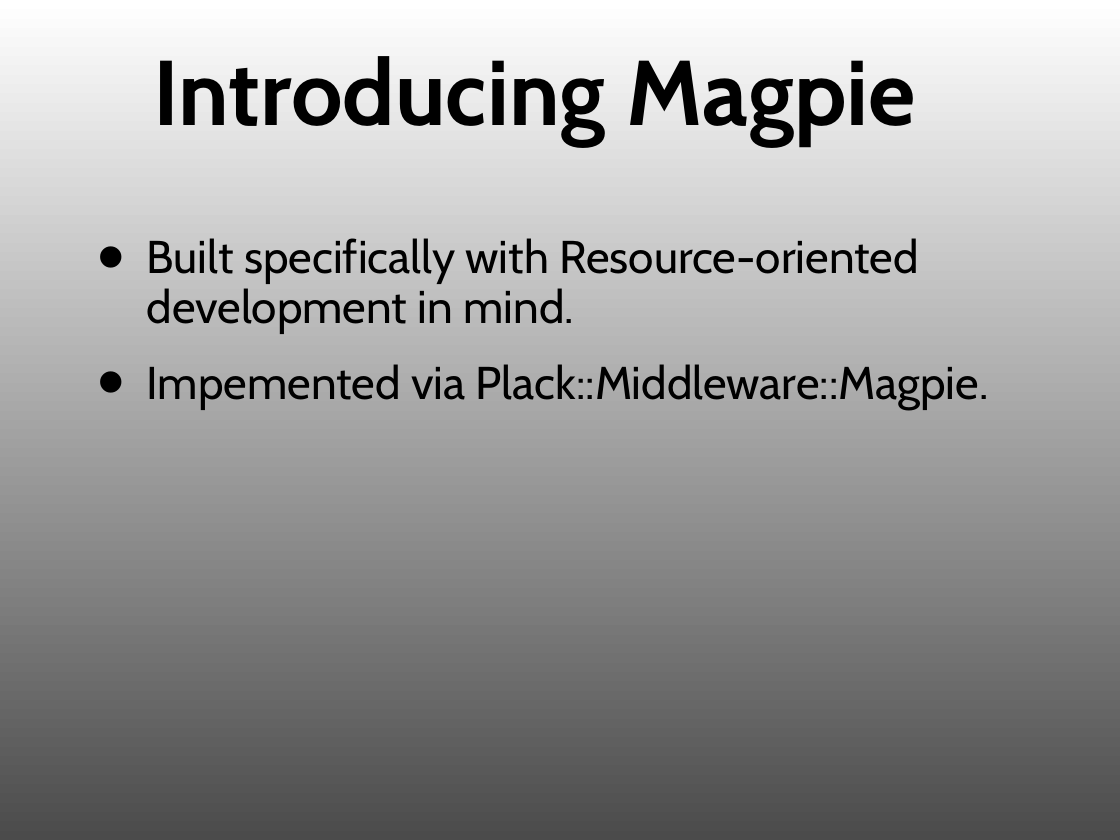
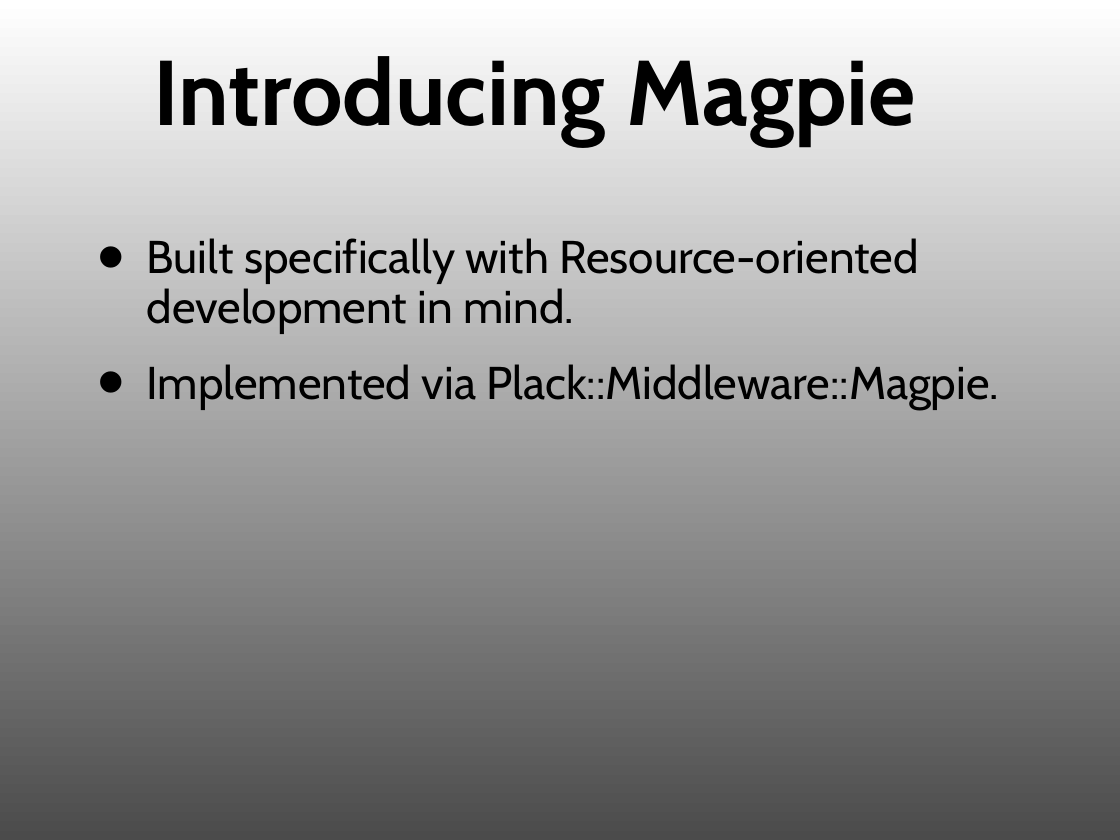
Before and after one commit to ubu/yapcna_2012, a slide deck: slide 3 of magpie.ppt. Drawn at 1120x840 pixels with LibreOffice and Linux fonts; fonts in the diff are those of the drawing. Boxes give left, top, right and bottom in pixels: in the first picture for what was removed or moved away, otherwise in the second. Text is boxed around its words. In the diff, an @@ line names an element or a change of style, - is before the commit and + after.

Commit message:
Moar slides.

```diff
--- a/magpie.ppt
+++ b/magpie.ppt
@@ text at <box>147,364,999,410</box>: text changed @@
-• Impemented via Plack::Middleware::Magpie.
+• Implemented via Plack::Middleware::Magpie.
```
